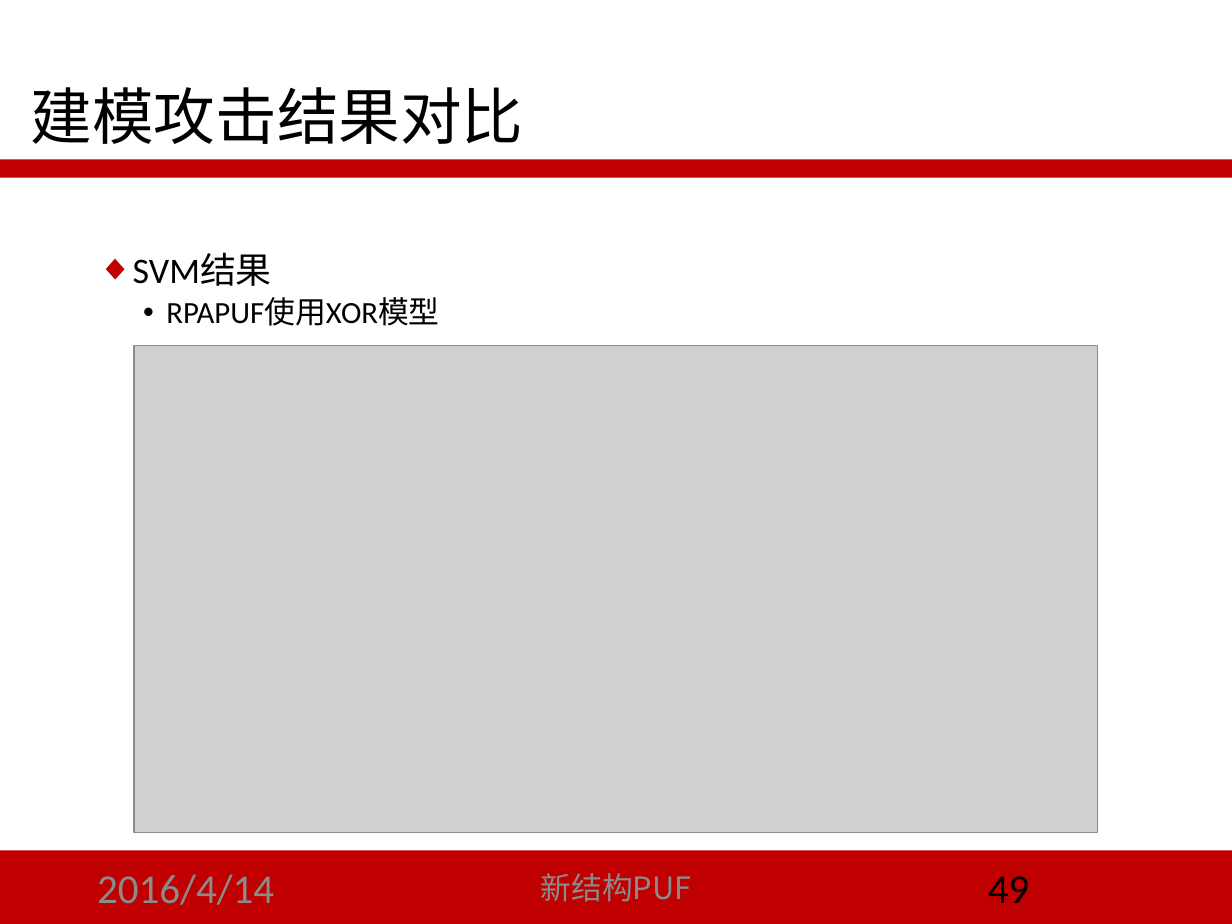
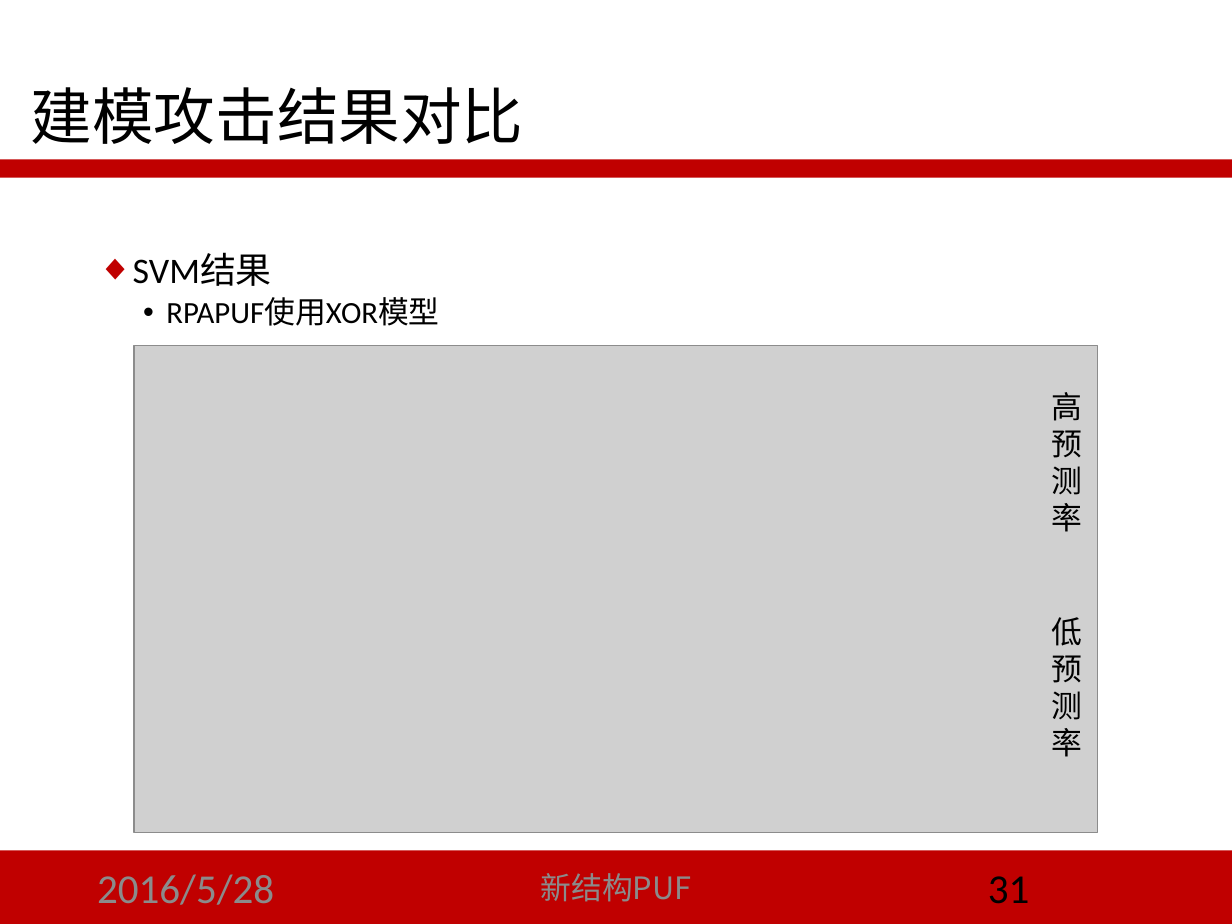
Before and after one commit to LoSealL/masterthesis, a slide deck: slide 31 of 答辩/script_02.pptx (slide 49 before the commit). Drawn at 1232x924 pixels with LibreOffice and Linux fonts; fonts in the diff are those of the drawing; grey boxes stand for pictures. Boxes give left, top, right and bottom in pixels: in the first picture for what was removed or moved away, otherwise in the second. Text is boxed around its words. In the diff, an @@ line names an element or a change of style, - is before the commit and + after.

```diff
--- a/答辩/script_02.pptx
+++ b/答辩/script_02.pptx
@@ text added at (1052,392,1083,532), 18 pt, text #000000 @@
+高预测率
@@ text added at (1052,617,1083,757), 18 pt, text #000000 @@
+低预测率
@@ text at (97,874,274,905): text changed @@
-2016/4/14
+2016/5/28
@@ page number at (988,876,1030,904): text changed @@
-49
+31
```
Also in this commit, not shown: 26 other slides changed, 7 slides added, 24 slides removed, 5 other files.
